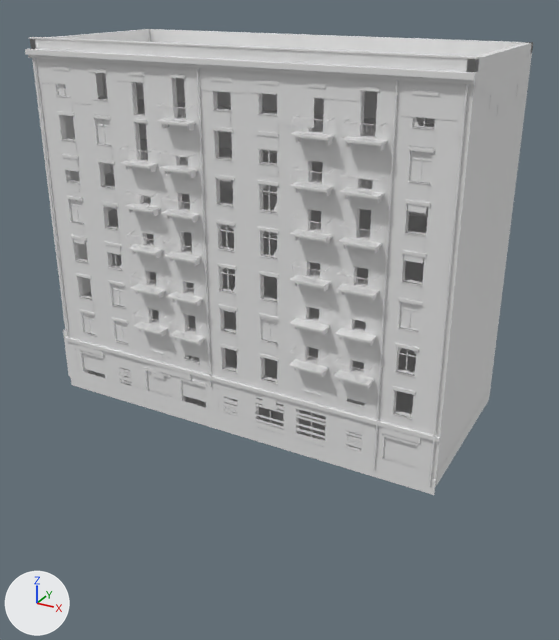
One commit to the glTF model assets/models/zone/street/house_e.glb: the scene before it, then after it.
Rendered twice from a 50 mm camera at (28.4, -50.9, 31.9) aimed at (0.6, -0.2, 6.6). The axes (+X, +Y, +Z) are drawn at lower left. The lights are the same throughout. The first picture is the older version. Materials are left out; every surface is plain grey. Vertices at exactly the same position are counted once.

In view in the first picture: 'house_e'.
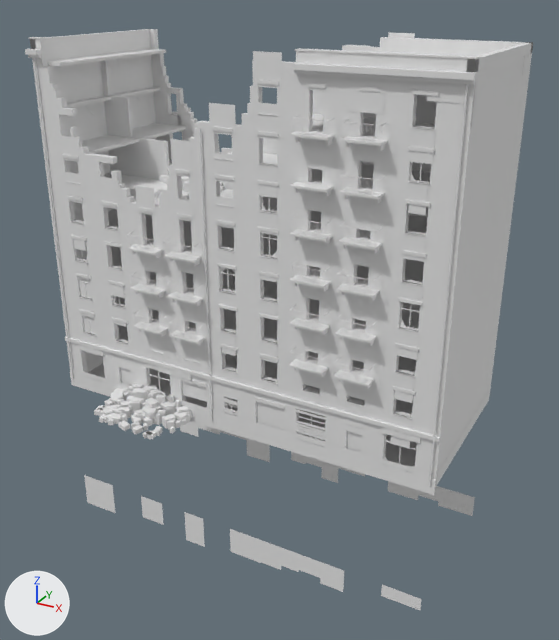
The change, as a diff of the scene's bpy script:
```diff
--- a/assets/models/zone/street/house_e.glb.py
+++ b/assets/models/zone/street/house_e.glb.py
@@ me_house_e @@
 # used by ob_house_e; location = (0.0, 0.0, 0.0)
-me_house_e.from_pydata(...)  # 11988 vertices, 20039 faces; spans x -16.8..16.6, y -8.0..7.1, z -0.6..28.1
+me_house_e.from_pydata(...)  # 12509 vertices, 20474 faces; spans x -16.6..16.6, y -11.4..11.3, z -13.1..28.3
+# me_house_e part 1: the loose piece of 8 vertices spanning x -8.1..-5.6, y -7.1..-6.8, z 2.9..3.2 is scaled about its middle by (0.235, 1.96, 2.45), then moved by (-0.2, -2.6, -2.9)
+# me_house_e part 2: 426 loose pieces with 3336 vertices, spanning x -16.8..15.0, y -8.0..7.1, z 0.0..27.3, are deleted
+# me_house_e part 3: 23 vertices moved within x -14.3..11.0, y -7.0..7.0, z 0.0..20.9; 858 vertices removed from x -16.5..16.5, y -8.0..7.0, z 0.0..27.3; 4644 vertices added at x -16.5..16.5, y -11.4..11.3, z -0.2..28.3
+# me_house_e part 4: 39 vertices added at x -16.3..16.3, y 7.0, z -13.1..-10.0
+# me_house_e part 5: 32 vertices added at x -16.3..16.3, y -7.0, z -13.1..-10.0
+# other edits to the shape of me_house_e do not show in these pictures
```

Changed parts and their boxes (x1, y1, x2, y2) in the pictures (559 x 640 px; the box of a moved part takes in the faces that stretch with it):
'house_e', reshaped (25% taller)
    before: (25, 29, 533, 495)
    after: (25, 29, 533, 610)
part 1 of me_house_e, moved or reshaped
    before: (145, 367, 170, 377)
    after: (133, 412, 143, 419)
part 2 of me_house_e, deleted
    before: (35, 58, 435, 466)
part 3 of me_house_e, cut back
    before: (32, 38, 531, 487)
    after: (25, 29, 532, 487)
part 4 of me_house_e, added
    after: (180, 421, 475, 516)
part 5 of me_house_e, added
    after: (84, 475, 422, 610)
